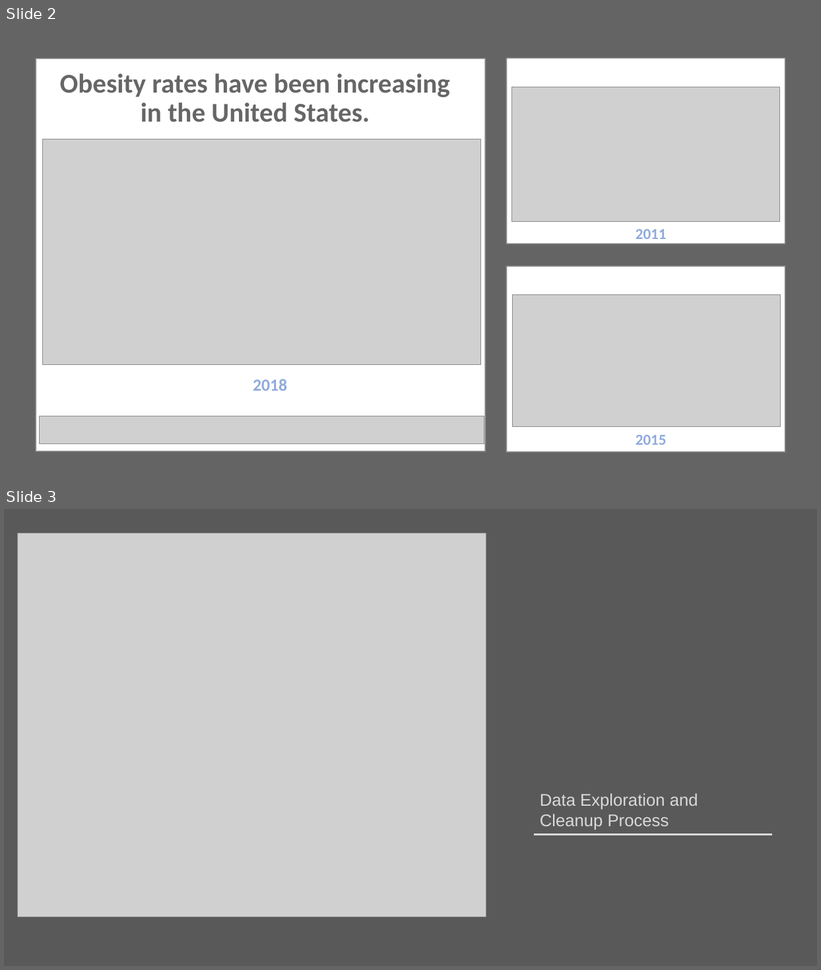
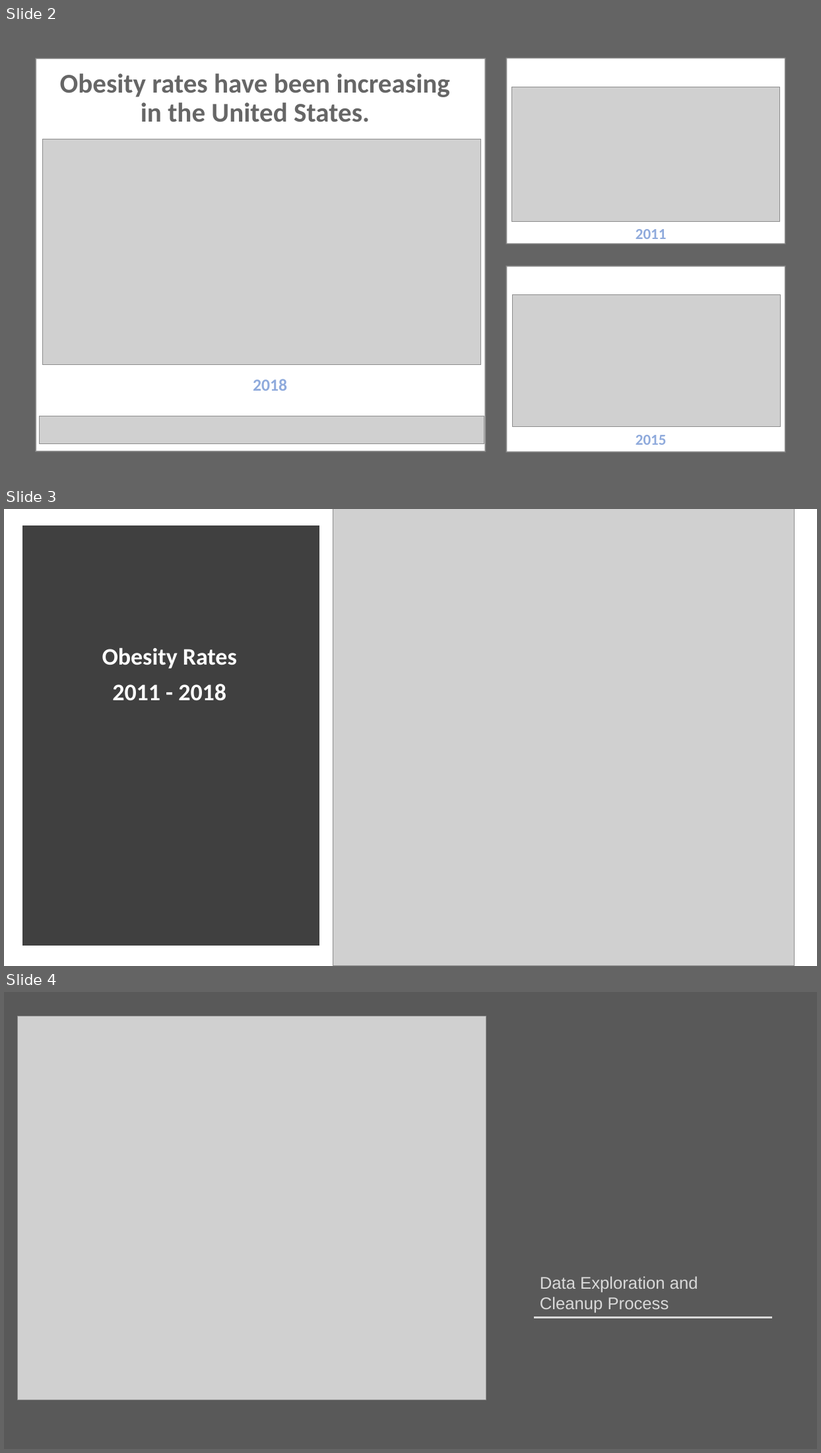
Before and after one commit to atpappa/Project1, a slide deck: Project 1 - 8-3-20 - 2.pptx. Shown one above the other, each under a label of ours: slides 2 and 3 before the commit, slides 2, 3 and 4 after it. The pictures are 821x970 and 821x1453 pixels, drawn with LibreOffice and Linux fonts; fonts in the diff are those of the drawing; grey boxes stand for pictures. Boxes give left, top, right and bottom in pixels: in the first picture for what was removed or moved away, otherwise in the second. Text is boxed around its words. In the diff, an @@ line names an element or a change of style, - is before the commit and + after.

Commit message:
RevisedImages

```diff
--- a/Project 1 - 8-3-20 - 2.pptx
+++ b/Project 1 - 8-3-20 - 2.pptx
@@ slide 3 added at box(4, 509, 817, 966), background #FFFFFF @@
@@ picture added at box(333, 509, 795, 966) @@
@@ rectangle added at box(26, 529, 316, 942), fill #404040, outline #404040 10 pt @@
@@ text added at box(102, 648, 237, 701), 28 pt, text #FFFFFF, bold @@
+Obesity Rates
+2011 - 2018
@@ what was slide 3 is now slide 4 @@
```
Also in this commit, not shown: 1 slide changed.
